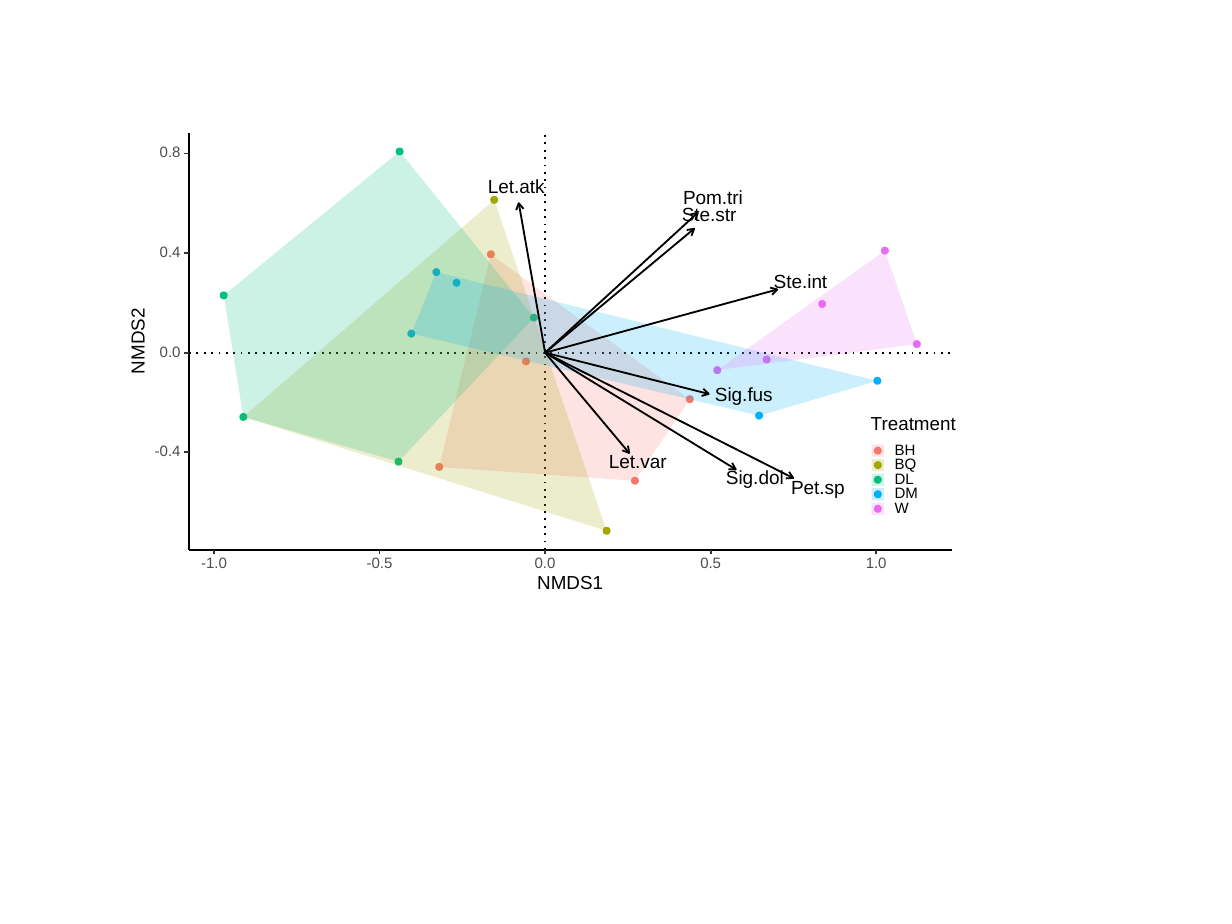
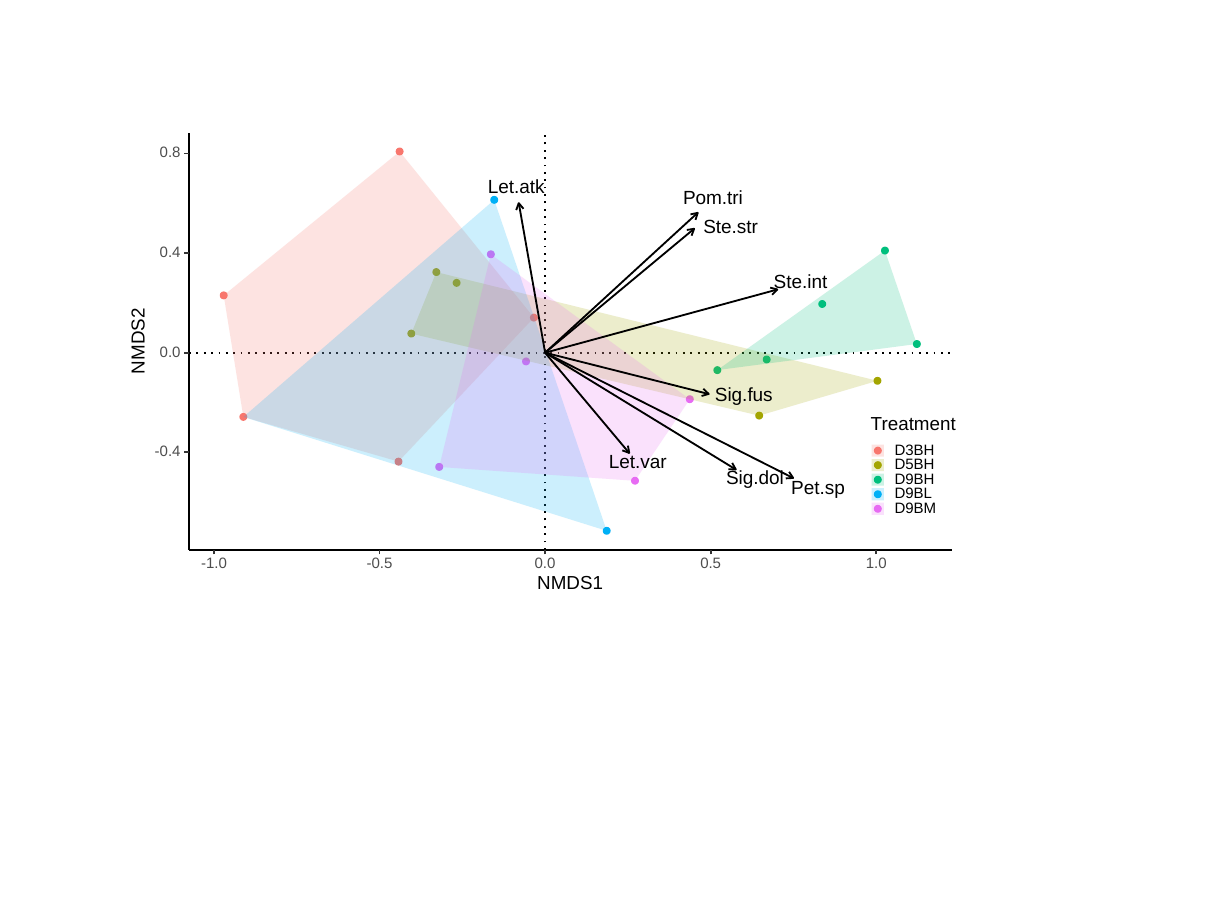
Before and after one commit to kels184/recruitment.ch2, a slide deck: slide 1 of output/figures/NMDS.end.pptx. Drawn at 1232x924 pixels with LibreOffice and Linux fonts; fonts in the diff are those of the drawing. Boxes give left, top, right and bottom in pixels: in the first picture for what was removed or moved away, otherwise in the second. Text is boxed around its words. In the diff, an @@ line names an element or a change of style, - is before the commit and + after.

Commit message:
resaved nmds to ppt with correct labels

```diff
--- a/output/figures/NMDS.end.pptx
+++ b/output/figures/NMDS.end.pptx
@@ freeform shape: place and size @@
-freeform shape at box(440, 254, 690, 480)
+freeform shape at box(224, 152, 535, 462)
@@ freeform shape: place and size @@
-freeform shape at box(411, 272, 877, 415)
+freeform shape at box(244, 200, 607, 531)
@@ ellipse at box(490, 197, 496, 203): fill #A3A500 to #00B0F6; outline #A3A500 0.71 pt to #00B0F6 0.71 pt @@
@@ freeform shape at box(690, 213, 697, 221): outline redrawn @@
@@ text "Ste.str" rewrapped from box(682, 207, 737, 226) to box(703, 219, 758, 234) @@
@@ fill #00B0F6 to #A3A500; outline #00B0F6 0.71 pt to #A3A500 0.71 pt in 5 elements at box(453, 280, 460, 286), box(408, 330, 414, 336), box(875, 377, 881, 383), box(756, 413, 763, 419), box(434, 269, 440, 275) @@
@@ freeform shape: place and size @@
-freeform shape at box(717, 250, 917, 370)
+freeform shape at box(440, 254, 690, 480)
@@ fill #F8766D to #E76BF3; outline #F8766D 0.71 pt to #E76BF3 0.71 pt in 5 elements at box(522, 359, 529, 365), box(632, 478, 638, 484), box(436, 463, 442, 469), box(686, 395, 692, 402), box(488, 251, 494, 257) @@
@@ freeform shape: place and size @@
-freeform shape at box(224, 152, 535, 462)
+freeform shape at box(717, 250, 917, 370)
@@ freeform shape: place and size @@
-freeform shape at box(244, 200, 607, 531)
+freeform shape at box(411, 272, 877, 415)
@@ fill #E76BF3 to #00BF7D; outline #E76BF3 0.71 pt to #00BF7D 0.71 pt in 5 elements at box(819, 301, 825, 307), box(882, 248, 888, 254), box(764, 356, 770, 362), box(914, 341, 920, 347), box(715, 367, 721, 373) @@
@@ fill #00BF7D to #F8766D; outline #00BF7D 0.71 pt to #F8766D 0.71 pt in 5 elements at box(395, 458, 402, 464), box(221, 292, 227, 298), box(397, 148, 403, 154), box(531, 314, 537, 320), box(240, 414, 246, 420) @@
@@ text at box(895, 444, 935, 455): text changed @@
-BH
+D3BH
@@ text at box(895, 458, 935, 469): text changed @@
-BQ
+D5BH
@@ text at box(895, 473, 935, 488): text changed @@
-DL
+D9BH
@@ text at box(895, 487, 932, 498): text changed @@
-DM
+D9BL
@@ text at box(895, 502, 937, 513): text changed @@
-W
+D9BM
@@ ellipse at box(604, 527, 610, 533): fill #A3A500 to #00B0F6; outline #A3A500 0.71 pt to #00B0F6 0.71 pt @@
```
Also in this commit, not shown: 2 other files.
